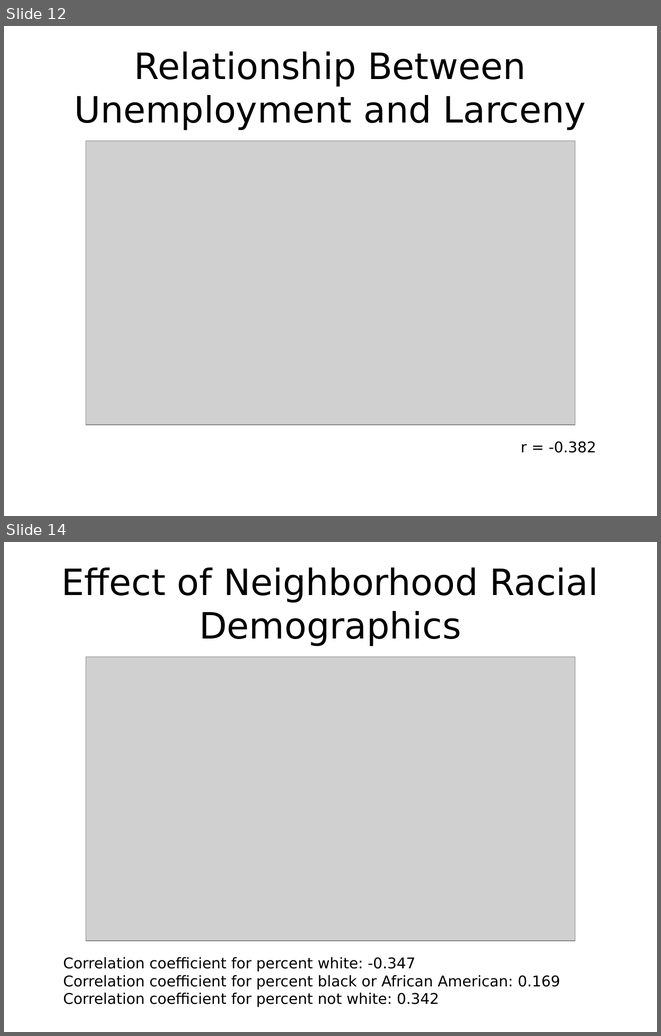
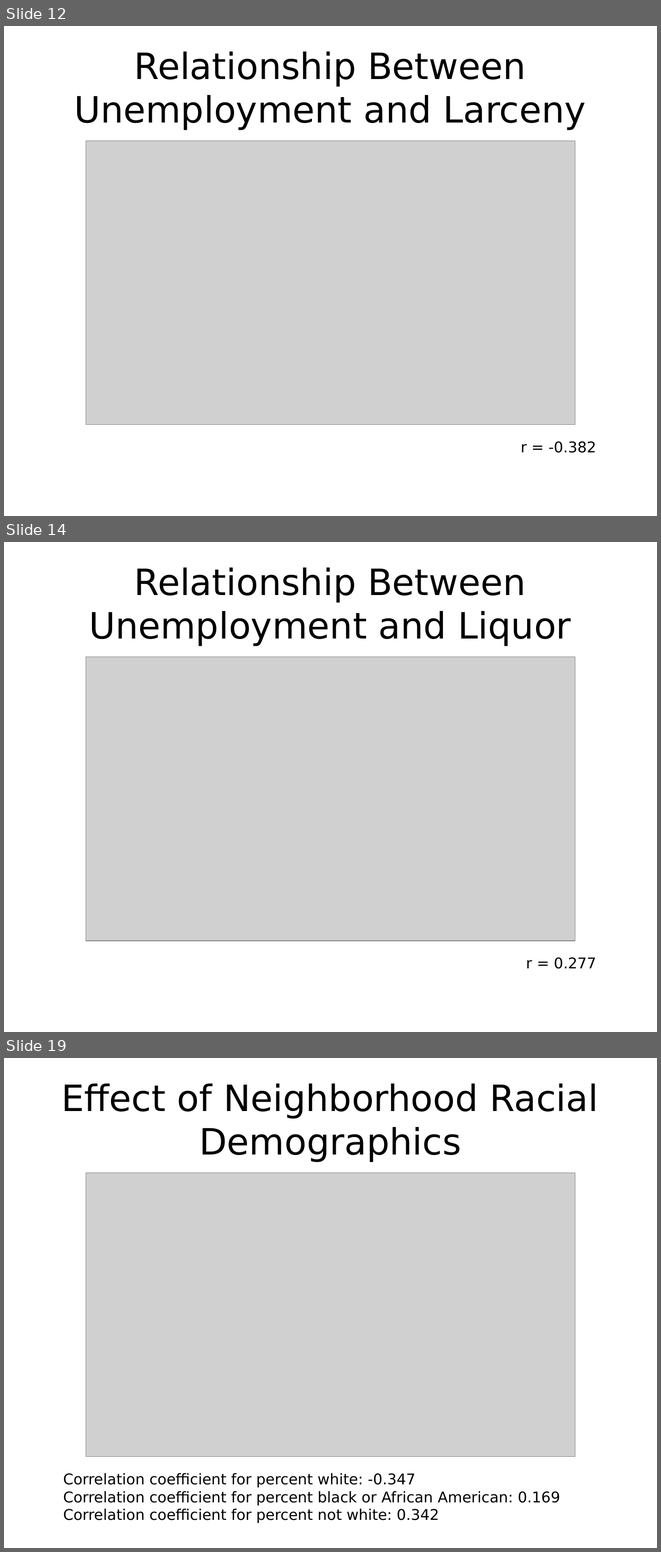
Before and after one commit to ptrbates/portland_crime_analysis, a slide deck: docs/Bates_presentation.pptx. Shown one above the other, each under a label of ours: slides 12 and 14 before the commit, slides 12, 14 and 19 after it; the slides between them are not shown. The pictures are 661x1036 and 661x1552 pixels, drawn with LibreOffice and Linux fonts; fonts in the diff are those of the drawing; grey boxes stand for pictures. Boxes give left, top, right and bottom in pixels: in the first picture for what was removed or moved away, otherwise in the second. Text is boxed around its words. In the diff, an @@ line names an element or a change of style, - is before the commit and + after.

```diff
--- a/docs/Bates_presentation.pptx
+++ b/docs/Bates_presentation.pptx
@@ slide 14 added at (4,542,657,1032), background #FFFFFF @@
@@ text added at (89,567,571,646), 44 pt, text #000000 @@
+Relationship Between Unemployment and Liquor
@@ picture added at (86,656,575,940) @@
@@ text added at (526,957,596,969), 18 pt, text #000000 @@
+r = 0.277
@@ what was slide 14 is now slide 19 @@
```
Also in this commit, not shown: 8 slides changed, 4 other slides added, 10 other files.
